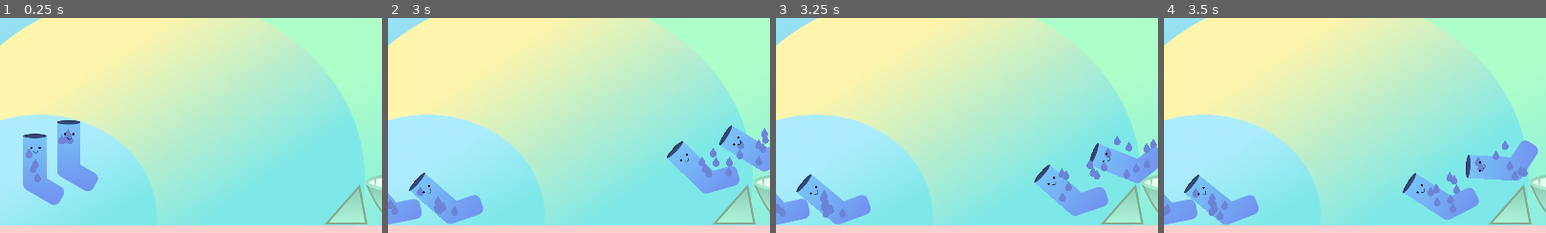
Above: before the commit, frames 1-4 (left to right).
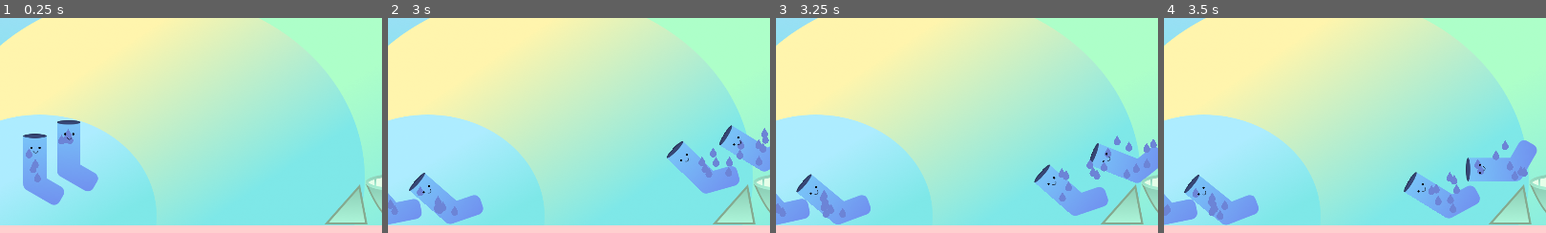
Above: after the commit, the same moments.

Repository: Dexterminator/solemates
Game: Godot game, scene res://Scenes/Main/Main.tscn
Same seed, same stepped clock (60 frames per second), same inputs: the game is played once before the commit and once after it.
Inputs:
- Up to frame 1 (0.25 s): no input
- Up to frame 2 (3 s): no input
- Up to frame 3 (3.25 s): no input
- Up to frame 4 (3.5 s): no input
The pictures show only the part of the screen within x 6-56%, y 50-100%; the shares and areas given below are measured in that part.

Frames 1-3 are identical in both runs. In frame 4, 0.8% of the frame differs, in the area x 62-98%, y 56-94%.

Commit message:
Fan state machine

Diff:
--- /dev/null
+++ b/Entities/Fan/Dashing.gd
@@ -0,0 +1,19 @@
+extends "res://StateMachine/state.gd"
+
+var speed = 1000
+var direction
+onready var timer = $Timer
+
+func enter(data):
+	direction = data["direction"]
+	timer.start()
+
+func update(delta):
+	var velocity = direction * speed * delta
+	owner.move_and_collide(Vector2(velocity, 0))
+
+func _on_Timer_timeout():
+	emit_signal("transition", "default", null)
+
+func exit():
+	timer.stop()
--- /dev/null
+++ b/Entities/Fan/Default.gd
@@ -0,0 +1,31 @@
+extends "res://StateMachine/state.gd"
+
+var speed = 300
+var max_force = 400
+onready var max_sock_dist = 400
+
+func update(delta):
+	var direction = Input.get_action_strength("right") - Input.get_action_strength("left")
+	var velocity = direction * speed * delta
+	owner.move_and_collide(Vector2(velocity, 0))
+
+	var aim_direction = Input.get_action_strength("aim_right") - Input.get_action_strength("aim_left")
+	owner.fan.rotation = aim_direction
+
+	if Input.is_action_pressed("fan"):
+		for body in owner.fan_hitbox.get_overlapping_bodies():
+			if body.is_in_group("socks"):
+				var dist = owner.fan_hitbox.get_parent().global_position.y - body.global_position.y
+				var force = max_force - max_force * (dist / max_sock_dist)
+				body.dry(Vector2.UP.rotated(owner.fan_hitbox.get_parent().rotation) * force)
+		owner.fan_paricles.set_emitting(true)
+		owner.eyes.set_animation("fanning")
+		owner.mouth.set_animation("fanning")
+	elif Input.is_action_just_released("fan"):
+		for body in owner.fan_hitbox.get_overlapping_bodies():
+			if body.is_in_group("socks"):
+				body.stop_drying()
+	else:
+		owner.fan_paricles.set_emitting(false)
+		owner.eyes.set_animation("default")
+		owner.mouth.set_animation("default")
--- a/Entities/Fan/Fan.gd
+++ b/Entities/Fan/Fan.gd
@@ -1,40 +1,17 @@
 extends KinematicBody2D
 
-var speed = 1000
-var max_force = 400
-var drying = false
-onready var max_sock_dist = 400
+onready var state_machine = $StateMachine
 onready var fan = $Fan
 onready var fan_hitbox = $Fan/Area2D
 onready var fan_paricles = $Fan/Particles2D
 onready var eyes = $Fan/Eyes
 onready var mouth = $Fan/Mouth
 
+func _ready():
+	state_machine.initialize()
+
 func _physics_process(delta):
-	var direction = Input.get_action_strength("right") - Input.get_action_strength("left")
-	var velocity = direction * 500 * delta
-	move_and_collide(Vector2(velocity, 0))
-
-	var aim_direction = Input.get_action_strength("aim_right") - Input.get_action_strength("aim_left")
-	fan.rotation = aim_direction
-
-	if Input.is_action_pressed("fan"):
-		for body in fan_hitbox.get_overlapping_bodies():
-			if body.is_in_group("socks"):
-				var dist = fan_hitbox.get_parent().global_position.y - body.global_position.y
-				var force = max_force - max_force * (dist / max_sock_dist)
-				body.dry(Vector2.UP.rotated(fan_hitbox.get_parent().rotation) * force)
-		fan_paricles.set_emitting(true)
-		eyes.set_animation("fanning")
-		mouth.set_animation("fanning")
-	elif Input.is_action_just_released("fan"):
-		for body in fan_hitbox.get_overlapping_bodies():
-			if body.is_in_group("socks"):
-				body.stop_drying()
-	else:
-		fan_paricles.set_emitting(false)
-		eyes.set_animation("default")
-		mouth.set_animation("default")
+	state_machine.current_state.update(delta)
 
 func _on_Area2D_body_exited(body):
 	if body.is_in_group("socks"):
--- a/Entities/Fan/Fan.tscn
+++ b/Entities/Fan/Fan.tscn
@@ -7,6 +7,9 @@
 [ext_resource path="res://Assets/fan_eyes.png" type="Texture" id=5]
 [ext_resource path="res://Assets/fan-closed-eyes.png" type="Texture" id=6]
 [ext_resource path="res://Assets/fan-fanning-mouth.png" type="Texture" id=7]
+[ext_resource path="res://Entities/Fan/StateMachine.gd" type="Script" id=8]
+[ext_resource path="res://Entities/Fan/Default.gd" type="Script" id=9]
+[ext_resource path="res://Entities/Fan/Dashing.gd" type="Script" id=10]
 
 [sub_resource type="RectangleShape2D" id=1]
 extents = Vector2( 71.3538, 225.177 )
@@ -52,6 +55,20 @@
 
 [node name="KinematicBody2D" type="KinematicBody2D"]
 script = ExtResource( 3 )
+
+[node name="StateMachine" type="Node" parent="."]
+script = ExtResource( 8 )
+start_state_name = "default"
+
+[node name="Default" type="Node" parent="StateMachine"]
+script = ExtResource( 9 )
+
+[node name="Dashing" type="Node" parent="StateMachine"]
+script = ExtResource( 10 )
+
+[node name="Timer" type="Timer" parent="StateMachine/Dashing"]
+wait_time = 0.12
+one_shot = true
 
 [node name="Fan" type="Sprite" parent="."]
 position = Vector2( -0.361969, -9.8925 )
@@ -103,4 +120,5 @@
 [node name="CollisionShape2D" type="CollisionShape2D" parent="."]
 position = Vector2( 0, 0.156494 )
 shape = SubResource( 5 )
+[connection signal="timeout" from="StateMachine/Dashing/Timer" to="StateMachine/Dashing" method="_on_Timer_timeout"]
 [connection signal="body_exited" from="Fan/Area2D" to="." method="_on_Area2D_body_exited"]
--- /dev/null
+++ b/Entities/Fan/StateMachine.gd
@@ -0,0 +1,7 @@
+extends "res://StateMachine/state_machine.gd"
+
+func _ready():
+	states_map = {
+		"default": $Default,
+		"dashing": $Dashing,
+	}
--- a/project.godot
+++ b/project.godot
@@ -70,6 +70,11 @@
 "events": [ Object(InputEventJoypadButton,"resource_local_to_scene":false,"resource_name":"","device":0,"button_index":5,"pressure":0.0,"pressed":false,"script":null)
  ]
 }
+dash={
+"deadzone": 0.5,
+"events": [ Object(InputEventJoypadButton,"resource_local_to_scene":false,"resource_name":"","device":0,"button_index":4,"pressure":0.0,"pressed":false,"script":null)
+ ]
+}
 
 [rendering]
 
Not shown: 1 places in Entities/Fan/Fan.tscn that only renumber resources
